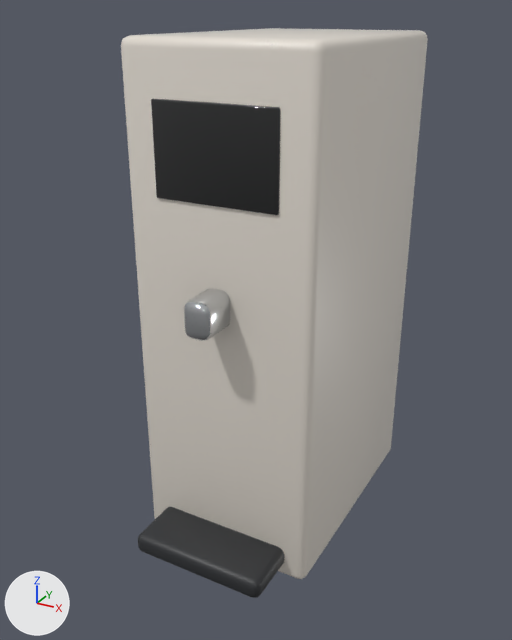
Two versions of the glTF model apps/web/models/products/WD121MCB.glb, one commit apart.
Both versions are drawn from a 50 mm camera at (0.222, -0.428, 0.372) aimed at (-0.008, -0.012, 0.164). The lights are fixed; the arrows at lower left show +X, +Y and +Z. The picture after the commit comes second.

In view in the first picture: 'WD121MCB'.
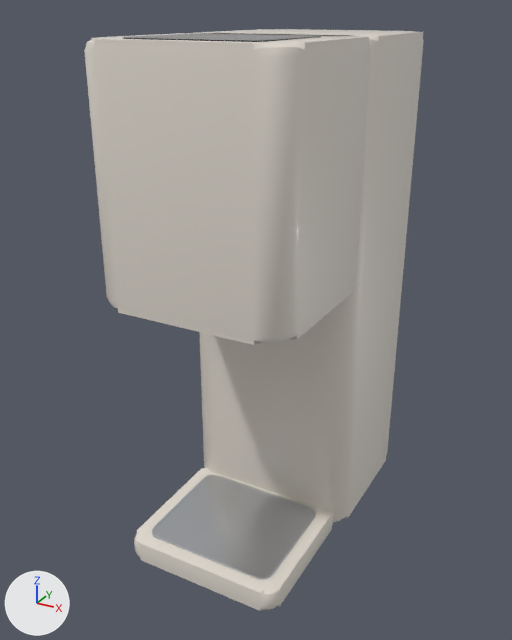
Edits to the scene script, one JSON object a line:
```json
{"op": "add", "block": "mat_black", "code": ["mat_black = principled_material('black')", "mat_black.base_color = (0.00335, 0.00368, 0.00402)  # black #0b0c0d", "mat_black.roughness = 0.12", "mat_black.coat_weight = 1.0"]}
{"op": "add", "block": "mat_c9ccd0_m", "code": ["mat_c9ccd0_m = principled_material('#C9CCD0/m')", "mat_c9ccd0_m.base_color = (0.584, 0.604, 0.631)  # light grey #c9ccd0", "mat_c9ccd0_m.metallic = 0.9", "mat_c9ccd0_m.roughness = 0.3"]}
{"block": "me_part", "where": "# used by ob_wd121mcb; location = (0.0, 0.0, 0.0)"}
{"op": "remove", "block": "me_part", "code": "me_part.from_pydata(...)  # 384 vertices, 752 faces; spans x -0.066..0.066, y -0.115..0.115, z 0.0..0.358"}
{"op": "add", "block": "me_part", "code": "me_part.from_pydata(...)  # 1128 vertices, 2232 faces; spans x -0.066..0.066, y -0.115..0.115, z 0.0..0.358"}
{"block": "me_part", "change": "me_part part 1: the loose piece of 96 vertices spanning x -0.066..0.066, y -0.076..0.115, z 0.0..0.358 is rebuilt with 168 vertices and now spans x -0.066..0.066, y -0.012..0.115, z 0.0..0.357"}
{"block": "me_part", "change": "me_part part 2: a new loose piece of 168 vertices spanning x -0.066..0.066, y -0.115..0.009, z 0.2..0.357, in mat_finish (white #e6dfd5)"}
{"block": "me_part", "change": "me_part part 3: a new loose piece of 168 vertices spanning x -0.06..0.06, y -0.111..-0.002, z 0.0..0.016, in mat_finish (white #e6dfd5)"}
{"block": "me_part", "change": "me_part part 4: a new loose piece of 168 vertices spanning x -0.045..0.045, y -0.103..-0.022, z 0.357..0.358, in mat_black (black #0b0c0d)"}
{"block": "me_part", "change": "me_part part 5: a new loose piece of 168 vertices spanning x -0.05..0.05, y -0.101..-0.016, z 0.015..0.017, in mat_c9ccd0_m (light grey #c9ccd0)"}
{"block": "me_part", "change": "me_part part 6: the loose piece of 96 vertices spanning x -0.043..0.043, y -0.077..-0.074, z 0.264..0.324 is deleted"}
{"block": "me_part", "change": "me_part part 7"}
{"block": "me_part", "change": "96 vertices are removed from x -0.009..0.009, y -0.104..-0.07, z 0.186..0.211"}
{"block": "me_part", "change": "188 faces are deleted"}
{"block": "me_part", "change": "me_part part 8"}
{"block": "me_part", "change": "96 vertices are removed from x -0.051..0.05, y -0.115..-0.064, z 0.01..0.026"}
{"block": "me_part", "change": "188 faces are deleted"}
{"block": "me_part", "change": "other edits to the shape of me_part do not show in these pictures"}
{"op": "remove", "block": "me_part", "code": "me_part.materials.append(mat_display)  # black #0e1012"}
{"op": "remove", "block": "me_part", "code": "me_part.materials.append(mat_trim)  # dark grey #2b2d30"}
{"op": "add", "block": "me_part", "code": "me_part.materials.append(mat_black)  # black #0b0c0d"}
{"op": "add", "block": "me_part", "code": "me_part.materials.append(mat_c9ccd0_m)  # light grey #c9ccd0"}
```

What differs and where, as boxes [x1, y1, x2, y2] in the pictures (512 x 640 px):
```json
{"object": "WD121MCB", "change": "reshaped", "before": [121, 28, 428, 598], "after": [84, 29, 424, 611], "on screen": "11% wider"}
{"part": 1, "of": "me_part", "change": "rebuilt", "before": [121, 28, 428, 579], "after": [196, 29, 424, 522], "on screen": "26% narrower, 11% shorter"}
{"part": 2, "of": "me_part", "change": "added", "after": [84, 33, 371, 345]}
{"part": 3, "of": "me_part", "change": "added", "after": [134, 468, 333, 611]}
{"part": 4, "of": "me_part", "change": "added", "after": [122, 34, 321, 42]}
{"part": 5, "of": "me_part", "change": "added", "after": [152, 475, 315, 580]}
{"part": 6, "of": "me_part", "change": "deleted", "before": [151, 98, 281, 215], "on screen": "black"}
{"part": 7, "of": "me_part", "change": "deleted", "before": [184, 288, 230, 341]}
{"part": 8, "of": "me_part", "change": "deleted", "before": [138, 507, 284, 598]}
```
